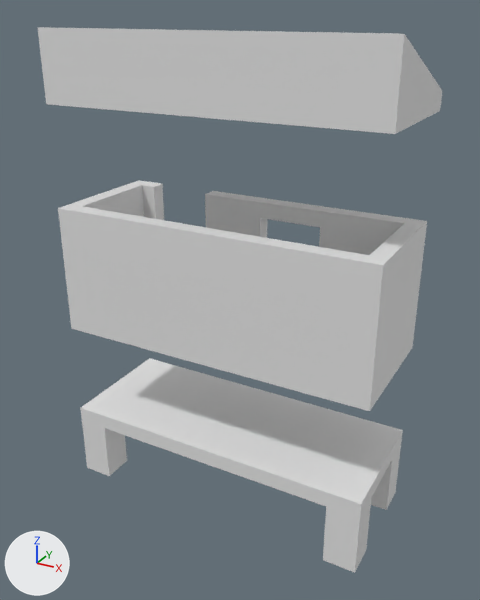
Renders of the Blender file dae/tiny-house-1/tiny-house-1.blend from each side of a commit.
Camera for both pictures: a camera (50 mm lens) standing at (9.08, -16.32, 11.98) and looking at (0.16, -0.1, 3.87). The axes (+X, +Y, +Z) are drawn at lower left. The lights are the same throughout.

In view in the first picture: 'floor', 'legs', 'roof', 'walls'.
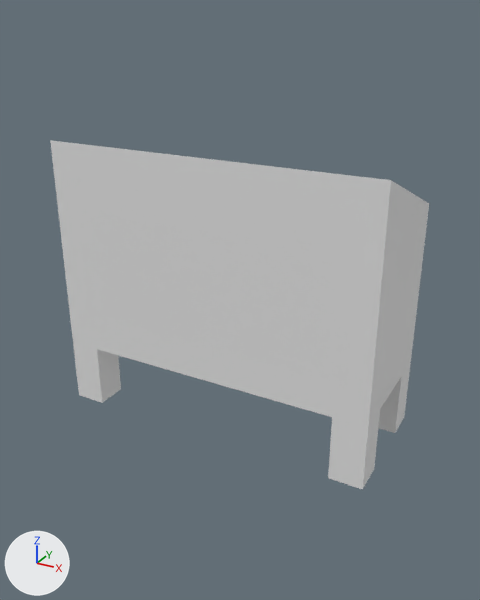
Location of each change, [x1, y1, x2, y2] in pixels of the pictures (480 x 600 px):
'roof', moved: before [38, 27, 442, 134]; after [50, 140, 429, 265]
'floor', moved: before [81, 358, 403, 518]; after [72, 329, 412, 428]
'legs', moved: before [82, 420, 401, 573]; after [73, 343, 411, 490]

Edits to the bpy script that builds the scene:
```text
Change ob_legs:
    ob_legs.location: (0.0, 0.0, -2.0) -> (0.0, 0.0, 1.0)
Change ob_floor:
    ob_floor.location: (0.0, 0.0, -0.75) -> (0.0, 0.0, 2.25)
Change ob_roof:
    ob_roof.location: (0.0, -0.29, 10.19) -> (0.0, -0.29, 7.19)
```
